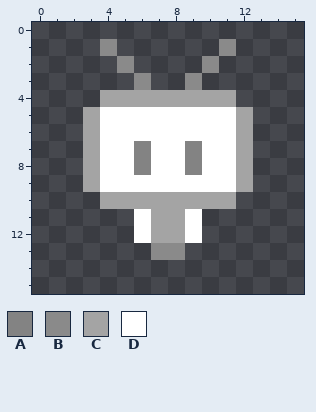
Pixel-art sprite: android/assets/textures/player.png. This is how it looked before the edit.
The file is 16x16 pixels. Colours within 5 levels of each other are drawn and written as one.
Palette (. is transparent): A #838383  B #8a8a8a  C #a4a4a4  D #ffffff
Pixels before, first column x 3:
 1 .B......B.
 2 ..B....B..
 3 ...B..B...
 4 .CCCCCCCC.
 5 CDDDDDDDDC
 6 CDDDDDDDDC
 7 CDDADDADDC
 8 CDDADDADDC
 9 CDDDDDDDDC
10 .CCCCCCCC.
11 ...DCCD...
12 ...DCCD...
13 ....BB....
Now the later version:
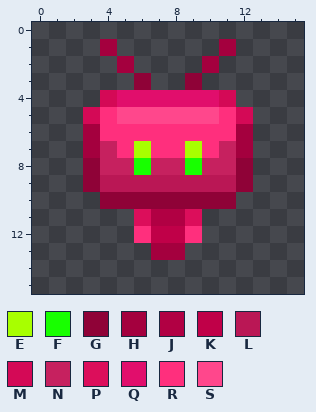
Colours new in this view: E #a8ff00  F #18ff00  G #8f0237  H #a4003e  J #b10043  K #c00048  L #ba1755  M #d40956  N #c6215f  P #dc0e5b  Q #e10e6c  R #ff2f7d  S #ff478c
What changed:
Changed rows in their new state; - is an unchanged pixel.
first column x 3:
 1 -H------H-
 2 --H----H--
 3 ---G--G---
 4 -MQQQQQQM-
 5 MRSSSSSSRM
 6 HRRRRRRRRH
 7 HNRERRERNH
 8 GNNFNNFNNG
 9 GLLLLLLLLG
10 -GGGGGGGG-
11 ---PJJP---
12 ---RKKR---
13 ----HH----
Where, in picture pixels (left, top, right, bottom), the same in both pictures:
changed: (83, 39, 253, 260)
